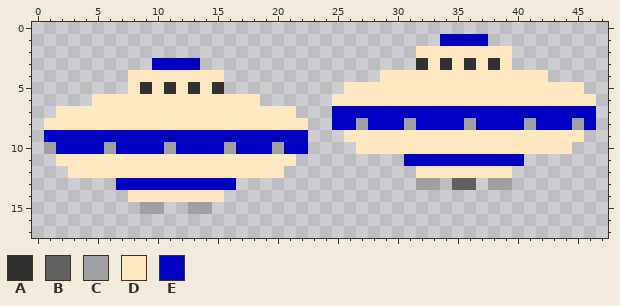
Two states of a pixel-art sprite, assets/UFO_alienX.png. The picture above is the old version.
The file is 192x72 pixels, drawn in blocks of 4x4; one block is one cell here.
Palette (. is transparent): A #303030  B #606060  C #a0a0a4  D #ffe7bf  E #0000c0
Pixels before, first column x 1:
 1 .................................EEEE.........
 2 ...............................DDDDDDDD.......
 3 .........EEEE..................ADADADAD.......
 4 .......DDDDDDDD.............DDDDDDDDDDDDDD....
 5 .......DADADADA..........DDDDDDDDDDDDDDDDDDDD.
 6 ....DDDDDDDDDDDDDD......DDDDDDDDDDDDDDDDDDDDDD
 7 .DDDDDDDDDDDDDDDDDDDD...EEEEEEEEEEEEEEEEEEEEEE
 8 DDDDDDDDDDDDDDDDDDDDDD..EECEEECEEEECEEEECEEECE
 9 EEEEEEEEEEEEEEEEEEEEEE...DDDDDDDDDDDDDDDDDDDD.
10 CEEEECEEEECEEEECEEECEE....DDDDDDDDDDDDDDDDDD..
11 .DDDDDDDDDDDDDDDDDDDD.........EEEEEEEEEE......
12 ..DDDDDDDDDDDDDDDDDD...........DDDDDDDD.......
13 ......EEEEEEEEEE...............CC.BB.CC.......
14 .......DDDDDDDD...............................
15 ........CC..CC................................
The same view after the edit:
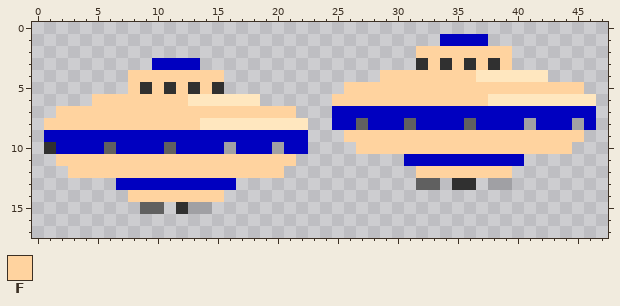
Colours new in this view: F #ffd39f
Commit message: home and UFO color change
Difference:
Colour A is added in row 15 at x 12.
Colour A replaces colour B in row 13 at x 35 to 36.
Colour A replaces colour C in row 10 at x 1.
Colour B replaces colour C in row 8 at x 27, 31 and 36; in row 10 at x 6 and 11; in row 13 at x 32 to 33; in row 15 at x 9 to 10.
Colour F replaces colour D in row 2 at x 32 to 39; in row 3 at x 33, 35, 37 and 39; in row 4 at x 8 to 15 and 29 to 36; in row 5 at x 8, 10, 12, 14 and 26 to 45; in row 6 at x 5 to 12 and 25 to 37; in row 7 at x 2 to 21.
Colour F replaces colour D in row 8 at x 1 to 13; in row 9 at x 26 to 45; in row 10 at x 27 to 44; in row 11 at x 2 to 21; in row 12 at x 3 to 20 and 32 to 39; in row 14 at x 8 to 15.
Where, in picture pixels (left, top, right, bottom), the same in both pictures:
changed: (44, 46, 584, 214)
